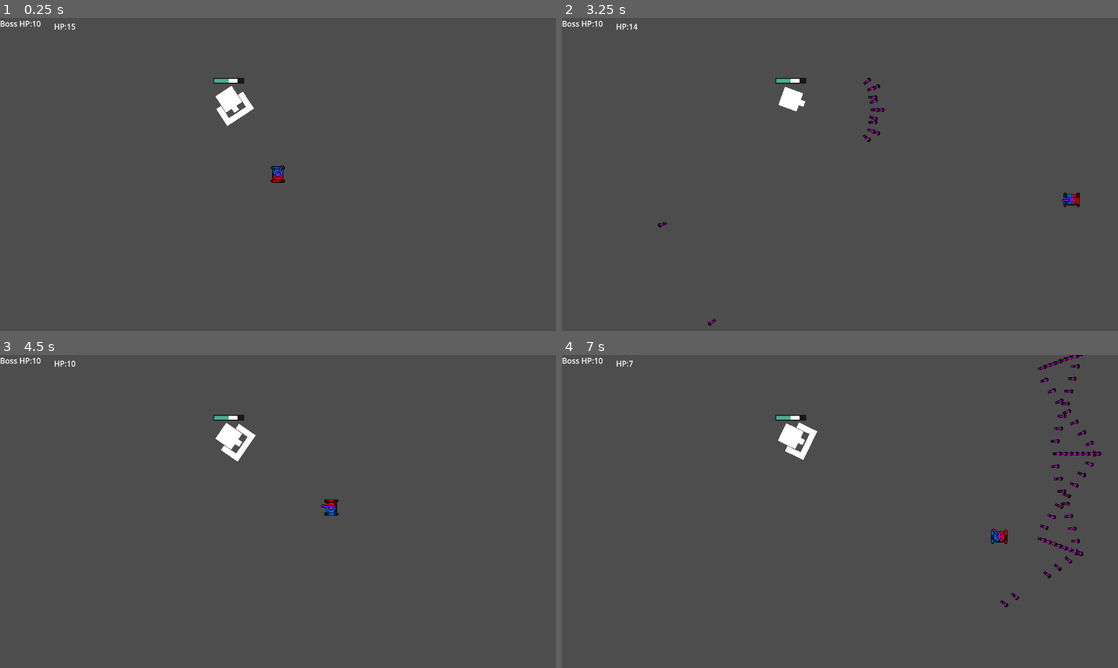
Above: before the commit, frames 1-4 (two rows, left to right).
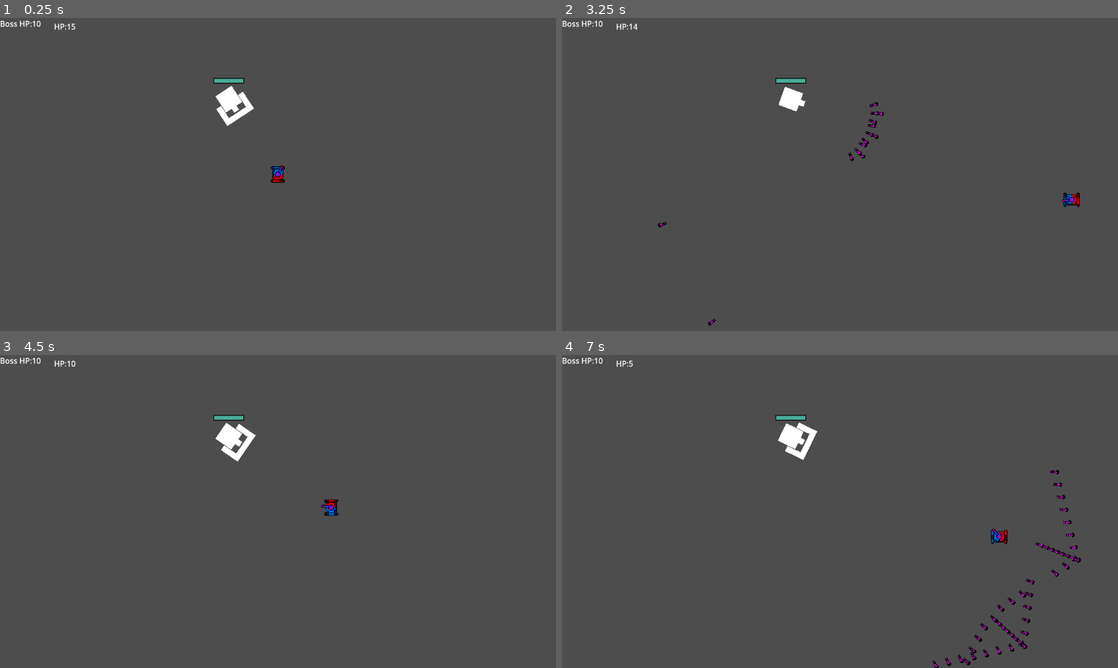
Above: after the commit, the same moments.

Repository: ConquestM/TANKG
Game: Godot game, scene res://Level.tscn
The game is run twice, just before and just after one commit, with the same random seed, the same clock (stepped at 60 frames per second) and the same inputs.
Inputs (mouse positions are in pixels of both pictures, inside the frame that each line leads up to):
- Up to frame 1 (0.25 s): no input
- Up to frame 2 (3.25 s): tap Enter at 0.5 s; move the mouse to (962, 158) at 0.52 s; hold Right (ui_right) 0.53-1.28 s; hold Shift (dash) 0.53-1.28 s; move the mouse to (728, 190) at 1.27 s; hold Down (ui_down) 1.28-2.03 s; tap Shift (dash) at 1.35, 2.85 s; move the mouse to (895, 105) at 2.02 s; hold Right (ui_right) 2.03-2.78 s; hold Shift (dash) 2.03-2.78 s; move the mouse to (812, 237) at 2.77 s; hold Up (ui_up) from 2.78 s (still down)
- Up to frame 3 (4.5 s): move the mouse to (444, 558) at 3.52 s; release Up (ui_up) at 3.53 s; hold Shift (dash) 3.53-4.28 s; hold Left (ui_left) from 3.53 s (still down); move the mouse to (111, 464) at 4.27 s; tap Shift (dash) at 4.35 s
- Up to frame 4 (7 s): move the mouse to (867, 511) at 5.02 s; release Left (ui_left) at 5.03 s; hold Down (ui_down) 5.03-5.78 s; hold Shift (dash) 5.03-5.78 s; move the mouse to (756, 433) at 5.77 s; hold Right (ui_right) 5.78-6.53 s; tap Shift (dash) at 5.85 s; move the mouse to (962, 495) at 6.52 s; hold Up (ui_up) from 6.53 s (still down); hold Shift (dash) from 6.53 s (still down)

The runs differ from the first frame. In frame 1, less than 0.1% of the frame differs, in the area x 41-44%, y 19-21%; in frame 2, 0.3%; in frame 3, less than 0.1%; in frame 4, 1.4%, in the area x 12-97%, y 0-100%.

Commit message:
AFTER 3 HOURS THE HEALTHBAR NOW WORKS

Diff:
--- a/BOss1.tscn
+++ b/BOss1.tscn
@@ -10,17 +10,21 @@
 script/source = "extends CharacterBody2D
 @export var megabullet_scene: PackedScene
 @export var bullet_scene: PackedScene
-
 @export var firetimer:Node
+@onready var healthbar = $Healthbar
+var health = global.BossHP : set = _set_health
 
 var Attack = 0
 
 func _ready():
 	firetimer.start()
+	healthbar.init_health(health)
 
 func _process(_delta):
+	_set_health(health)
 	$CollisionShape2D.look_at(get_node(\"/root/Map/Player\").global_position)
-
+	if global.BossHP <= 0:
+		queue_free
 
 func _on_firetimer_timeout():
 	if Attack < 1:
@@ -36,15 +40,15 @@
 	else:
 		var megabullet = megabullet_scene.instantiate()
 		megabullet.global_position = $CollisionShape2D/Boss_bullet_spawn.global_position
-		megabullet.rotation = global_rotation
+		megabullet.rotation = $CollisionShape2D.rotation
 		add_sibling(megabullet)
 		var megabullet2 = megabullet_scene.instantiate()
 		megabullet2.global_position = $CollisionShape2D/Boss_bullet_spawn.global_position
-		megabullet2.rotation = global_rotation+170
+		megabullet2.rotation = $CollisionShape2D.rotation+170
 		add_sibling(megabullet2)
 		var megabullet3 = megabullet_scene.instantiate()
 		megabullet3.global_position = $CollisionShape2D/Boss_bullet_spawn.global_position
-		megabullet3.rotation = global_rotation-170
+		megabullet3.rotation = $CollisionShape2D.rotation-170
 		add_sibling(megabullet3)
 
 		$CollisionShape2D/Area2D.set_visible(false)
@@ -55,6 +59,12 @@
 func _on_weaktimer_timeout():
 	$CollisionShape2D/Area2D.set_visible(true)
 	$CollisionShape2D/Area2D/Hitbox.disabled = false
+
+func _set_health(value):
+	if healthbar != null:
+		healthbar.health = global.BossHP
+
+
 "
 
 [sub_resource type="CircleShape2D" id="CircleShape2D_4ioo3"]
--- a/scripts/global.gd
+++ b/scripts/global.gd
@@ -2,6 +2,7 @@
 
 var HP = 15
 var BossHP = 10
+
 # Called when the node enters the scene tree for the first time.
 func _ready():
 	pass # Replace with function body.
--- a/scripts/healthbar.gd
+++ b/scripts/healthbar.gd
@@ -14,7 +14,7 @@
 
 	if health < prev_health:
 		timer.start()
-	else:
+	elif timer.is_stopped():
 		damagebar.value = health
 
 
Not shown, changed: .DS_Store
